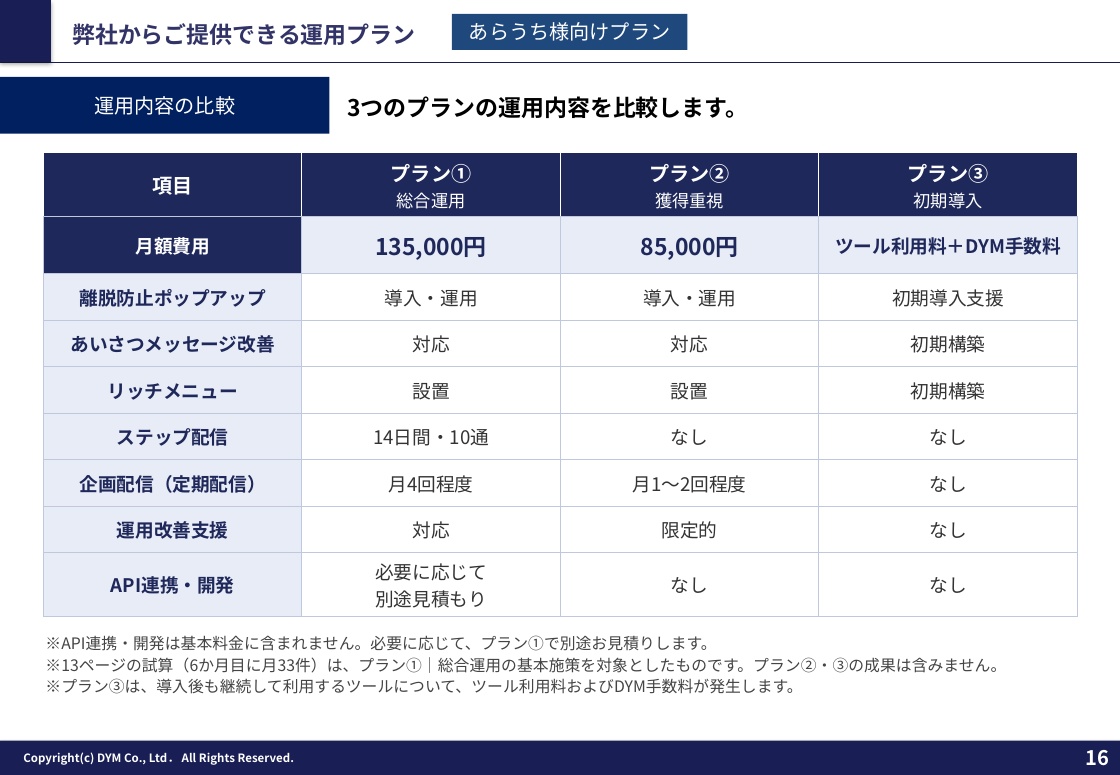
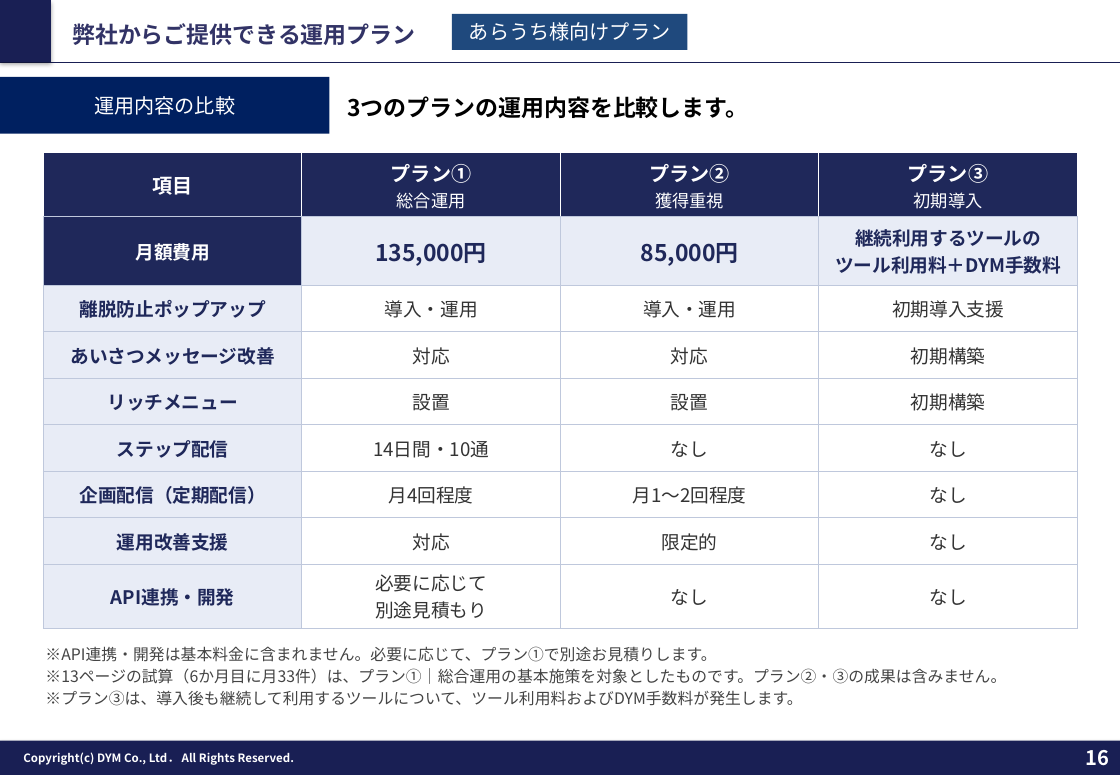
Before and after one commit to tonomura-r-dev/folder, a slide deck: slide 16 of 202610_株式会社あらうち御中_LINE公式アカウント運用のご提案_v8.pptx. Drawn at 1120x775 pixels with LibreOffice and Linux fonts; fonts in the diff are those of the drawing; background and template pictures are left out. Boxes give left, top, right and bottom in pixels: in the first picture for what was removed or moved away, otherwise in the second. Text is boxed around its words. In the diff, an @@ line names an element or a change of style, - is before the commit and + after.

```diff
--- a/202610_株式会社あらうち御中_LINE公式アカウント運用のご提案_v8.pptx
+++ b/202610_株式会社あらうち御中_LINE公式アカウント運用のご提案_v8.pptx
@@ table at (43,153,1078,629) @@
-row 2, column 4: ツール利用料＋DYM手数料
+row 2, column 4: 継続利用するツールの / ツール利用料＋DYM手数料
@@ text "※API連携・開発は基本料金に含まれません。必要に応じて、プラン①で別途お見積りします。": place and size @@
-text "※API連携・開発は基本料金に含まれません。必要に応じて、プラン①で別途お見積りします。" at (45,635,1006,694)
+text "※API連携・開発は基本料金に含まれません。必要に応じて、プラン①で別途お見積りします。" at (45,646,1006,706)
```
Also in this commit, not shown: 8 other slides changed, 6 other files.
